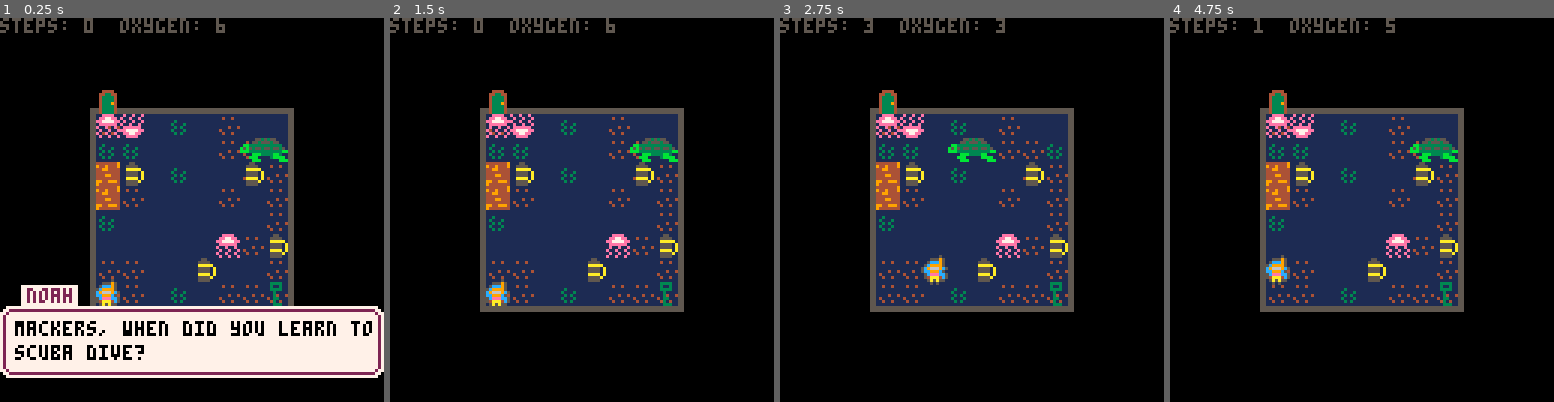
Above: before the commit, frames 1-4 (left to right).
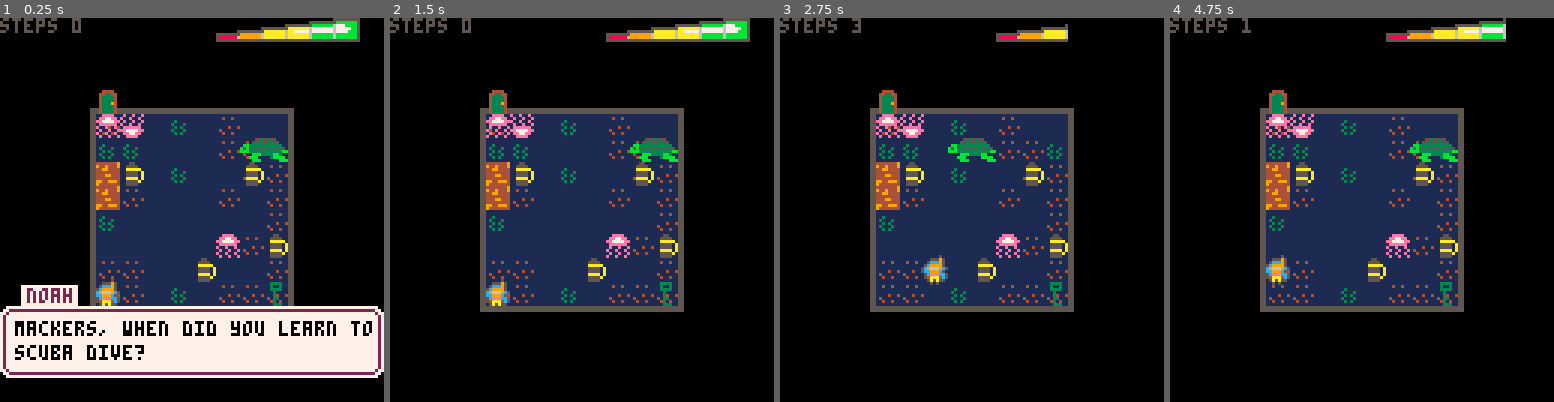
Above: after the commit, the same moments.

Repository: avalkyrie/zoo-game
Game: PICO-8 cartridge zoo.p8
Two runs of this game, one before a commit and one after it. Both use one fixed random seed, a clock stepped at 60 frames per second and the inputs below.
Inputs:
- Up to frame 1 (0.25 s): no input
- Up to frame 2 (1.5 s): tap X (X key) at 0.33, 1.07 s; tap O (Z key) at 0.7 s
- Up to frame 3 (2.75 s): hold Right 1.6-2.1 s; tap O (Z key) at 1.7, 2.1, 2.5 s; tap X (X key) at 1.85 s; hold Up 2.15-2.42 s; hold Right from 2.47 s (still down)
- Up to frame 4 (4.75 s): tap O (Z key) every 0.4 s from 2.9 to 4.5 s; tap X (X key) at 2.97, 4.08 s; release Right at 3.03 s; hold Left 3.08-3.58 s; hold Down 3.63-3.97 s; hold Right 4.02-4.68 s; hold Up from 4.73 s (still down)

The runs differ from the first frame. In frame 1, 2.2% of the frame differs, in the area x 16-94%, y 0-7%; in frame 2, 2.2%; in frame 3, 1.2%; in frame 4, 1.8%.

Commit message:
Move item resolution to end of update instead of start of turn (prevents UI glithes between picking up items), add UI for oxygen meter and animal goals.

Diff:
--- a/zoo.p8
+++ b/zoo.p8
@@ -159,7 +159,7 @@
 	player.oxygen = -1
 	player.isbubbleslide = false
  	player.helditem = nil
-	player.goaltext = nil
+	player.goalsprite = nil
 	player.goalneededcount = 0
 	player.goalcount = 0
 	player.delay = 0
@@ -272,7 +272,7 @@
 		player.y = 1
 		player.oxygen = 6
 		player.sprite = index.playerscuba
-		player.goaltext = "grads"
+		player.goalsprite = index.grad
 		player.goalneededcount = 4
 		exit.x = 5
 		exit.y = 0
@@ -312,7 +312,7 @@
 		maprect = {8, 0, 9, 8, 4, 4}
 		player.x = 1
 		player.y = 3
-		player.goaltext = "penguins dressed"
+		player.goalsprite = index.bow
 		player.goalneededcount = 3
 		exit.x = 6
 		exit.y = 9
@@ -452,10 +452,6 @@
 	end
 	if (player.delayfunc != nil) player.delayfunc()
 
-	-- resolve items at the start of the player's next turn
-	pickup(player.x, player.y)
-	updatewornitems()
-
 	if (checkdeath()) return
 
 	-- buffer last key press unless we are sliding/falling
@@ -566,6 +562,10 @@
 	-- animate map tiles
 	animatewater()
 	animatestaticanimals()
+
+	-- resolve items
+	pickup(player.x, player.y)
+	updatewornitems()
 end
 
 function _draw()
@@ -697,6 +697,14 @@
 	-- draw block pushed by player one square ahead of the player
 	if (player.sblock) spr(index.block, pox+gridsize*player.sdx, poy+gridsize*player.sdy)
 
+	-- oxygen meter
+	if (player.oxygen > -1) then
+		for i=0, player.oxygen-1 do
+			spr(230+i, 8*(15+i-6),0)
+			--sprgrid(230+i, maprect[3]+maprect[5]-6+i, maprect[4]+1)
+		end
+	end
+
 	-- debug
 	if (blkmsg != nil and blkmsg != 0) then
 		print(blkmsg)
@@ -704,10 +712,17 @@
 	end
 
 	-- ui
-	local s = "steps: " .. steps
-	if (player.oxygen > -1) s = s .. "  oxygen: " .. player.oxygen
-	if (player.goalneededcount > 0) s = s .. "  " .. player.goaltext .. ": " .. player.goalcount .. "/" .. player.goalneededcount
-	print(s)
+	local message = "steps " .. steps
+
+	if (player.goalsprite) then
+		print(message, 0, 1)
+
+		local goalx = (#message+2) * textwidth
+		spr(player.goalsprite, goalx, 0)
+		print(player.goalcount .. "/" .. player.goalneededcount, goalx+gridsize+textwidth, 1)
+	else
+		print(message)
+	end
 
 	-- dialog
 	if (state.phase != gamephase and dialog[state.phase]) then
@@ -1765,12 +1780,12 @@
 fff9998ff000000000000000a9999888888888888998889a00000000000000001c0919c100091900001111001cc11cc11cc11cc1000000000044400000444400
 0ffffffff8800000000000009988888888888888888888890000000000000000c011110c001111000009090001cccc1001cccc10000000000440440004004400
 0000000000000000000f888000000000000000000000000000000000055a55000555a55000000000000000000000000000000000007777000077770000077700
-0000f0000000fff00ffff80000000000000a000000a00a00000000000055a00d00555a000555a50000000000000000000000000007ccc57007ccc570007ccc70
-0f8f0000000ff99fffff9000000000a000a0000000aa00000000aa000dddd0dd0c99990000555a000000000000000000000007007c5555c77c5555c707c55557
-ffffff00fffffffffffff90000000a000a9a0a000a000000555555a5dd0dddd0c96669c0cc040cc0000000000000000000007770756665c7756665c707566657
+0000f0000000fff00ffff80000000000000a000000a00a000000aa000055a00d00555a000555a50000000000000000000000000007ccc57007ccc570007ccc70
+0f8f0000000ff99fffff9000000000a000a0000000aa0000555555a50dddd0dd0c99990000555a000000000000000000000007007c5555c77c5555c707c55557
+ffffff00fffffffffffff90000000a000a9a0a000a000000005555a0dd0dddd0c96669c0cc040cc0000000000000000000007770756665c7756665c707566657
 00fffffffff9ffff9999ff800a0000a9a99900a009a0a000005555a0ddddddd0cc999c00cc444c00000000009000000990077779765556c7765556707c655567
-000ff99ffff099fff000988800a00a9999899999a9900a00005555a00dddd0dd0ceeecc00ceeecc0000000000a9009a00a9779a07c666cc77c666c707cc666c7
-0fff9009ffff0999fff800080a9a099898899989999999a00055550000d0000d04aaa4c004aaa4c0000000009aa99aa99aa99aa907666c700766670007c66670
+000ff99ffff099fff000988800a00a9999899999a9900a00005555000dddd0dd0ceeecc00ceeecc0000000000a9009a00a9779a07c666cc77c666c707cc666c7
+0fff9009ffff0999fff800080a9a099898899989999999a00000000000d0000d04aaa4c004aaa4c0000000009aa99aa99aa99aa907666c700766670007c66670
 00090000900f000099888000a999a988888899889988999a00000000000d000000a0a00000a0a0000000000009aaaa9009aaaa90007777000077700000777700
 000f00000008000000000000000000000000000000000000080000800055500000555000000000000c111c000c111c0000000000070009770077700700ccc00c
 0f8f0000ff8800000000000000000000000000000000000088800888005950000055500000ccc0000c191c000c191c000000000070ccc907075557700c666cc0
